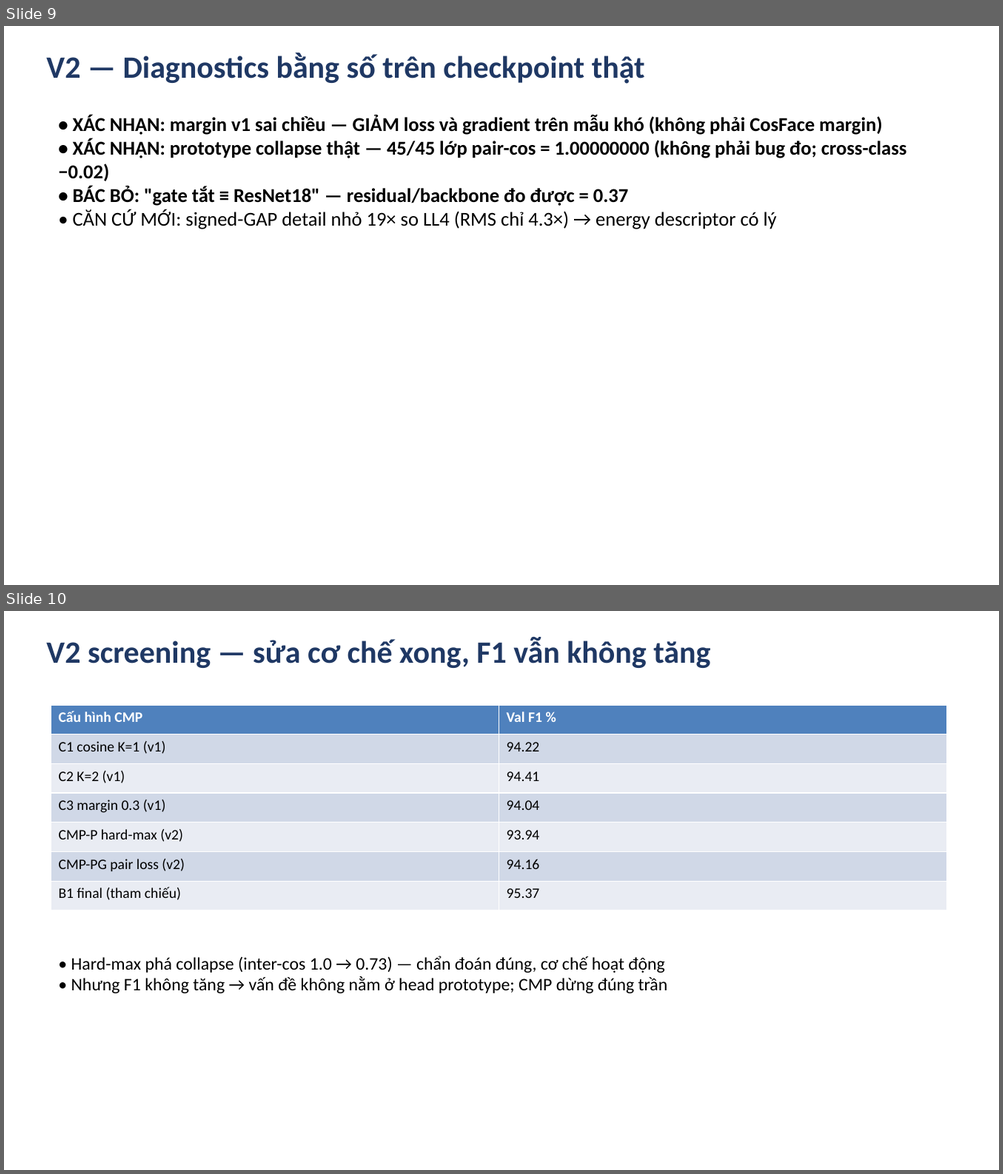
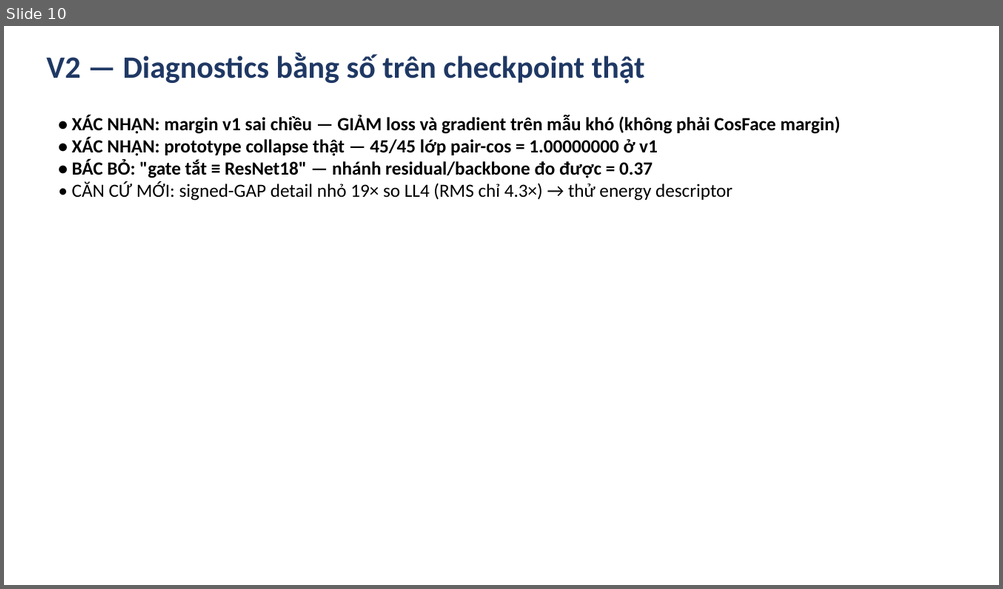
Before and after one commit to bangdang-ai-developer/kaggle-research, a slide deck: deliverables/Slides_cuoi_mon_NWPU_RESISC45.pptx. Shown one above the other, each under a label of ours: slides 9 and 10 before the commit, slide 10 after it. The pictures are 1003x1174 and 1003x589 pixels, drawn with LibreOffice and Linux fonts; fonts in the diff are those of the drawing. Boxes give left, top, right and bottom in pixels: in the first picture for what was removed or moved away, otherwise in the second. Text is boxed around its words. In the diff, an @@ line names an element or a change of style, - is before the commit and + after.

Commit message:
Audit and finalize NWPU-RESISC45 final submission (DOCX, PPTX, ZIP, validator, demo)

```diff
--- a/deliverables/Slides_cuoi_mon_NWPU_RESISC45.pptx
+++ b/deliverables/Slides_cuoi_mon_NWPU_RESISC45.pptx
@@ slide 10 removed at [4,611,999,1170], background #FFFFFF @@
@@ text removed at [46,638,710,668] @@
-V2 screening — sửa cơ chế xong, F1 vẫn không tăng
@@ table removed at [51,705,946,911], 7 rows, 2 columns @@
-Cấu hình CMP | Val F1 %
-C1 cosine K=1 (v1) | 94.22
-C2 K=2 (v1) | 94.41
-C3 margin 0.3 (v1) | 94.04
-CMP-P hard-max (v2) | 93.94
-CMP-PG pair loss (v2) | 94.16
-B1 final (tham chiếu) | 95.37
@@ text removed at [71,956,668,994] @@
-• Hard-max phá collapse (inter-cos 1.0 → 0.73) — chẩn đoán đúng, cơ chế hoạt động
-• Nhưng F1 không tăng → vấn đề không nằm ở head prototype; CMP dừng đúng trần
@@ what was slide 9 is now slide 10 @@
@@ slide 10 changed as well @@
@@ text at [72,115,840,134]: size 19 to 18 pt in "• XÁC NHẬN: margin v1 sai chiều ..." @@
@@ text at [72,137,732,201]: text changed; size 19 to 18 pt @@
-• XÁC NHẬN: prototype collapse thật — 45/45 lớp pair-cos = 1.00000000 (không phải bug đo; cross-class −0.02)
-• BÁC BỎ: "gate tắt ≡ ResNet18" — residual/backbone đo được = 0.37
-• CĂN CỨ MỚI: signed-GAP detail nhỏ 19× so LL4 (RMS chỉ 4.3×) → energy descriptor có lý
+• XÁC NHẬN: prototype collapse thật — 45/45 lớp pair-cos = 1.00000000 ở v1
+• BÁC BỎ: "gate tắt ≡ ResNet18" — nhánh residual/backbone đo được = 0.37
+• CĂN CỨ MỚI: signed-GAP detail nhỏ 19× so LL4 (RMS chỉ 4.3×) → thử energy descriptor
```
Also in this commit, not shown: 12 other slides changed, 6 slides added, 6 other slides removed, 24 other files.
